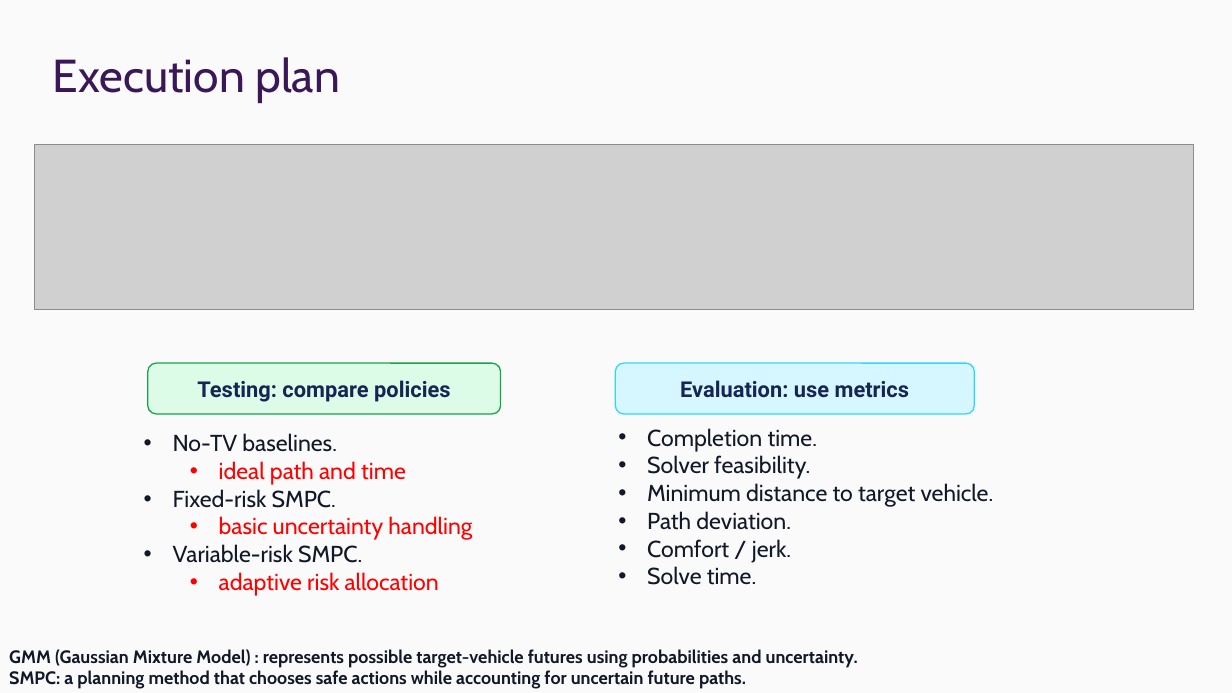
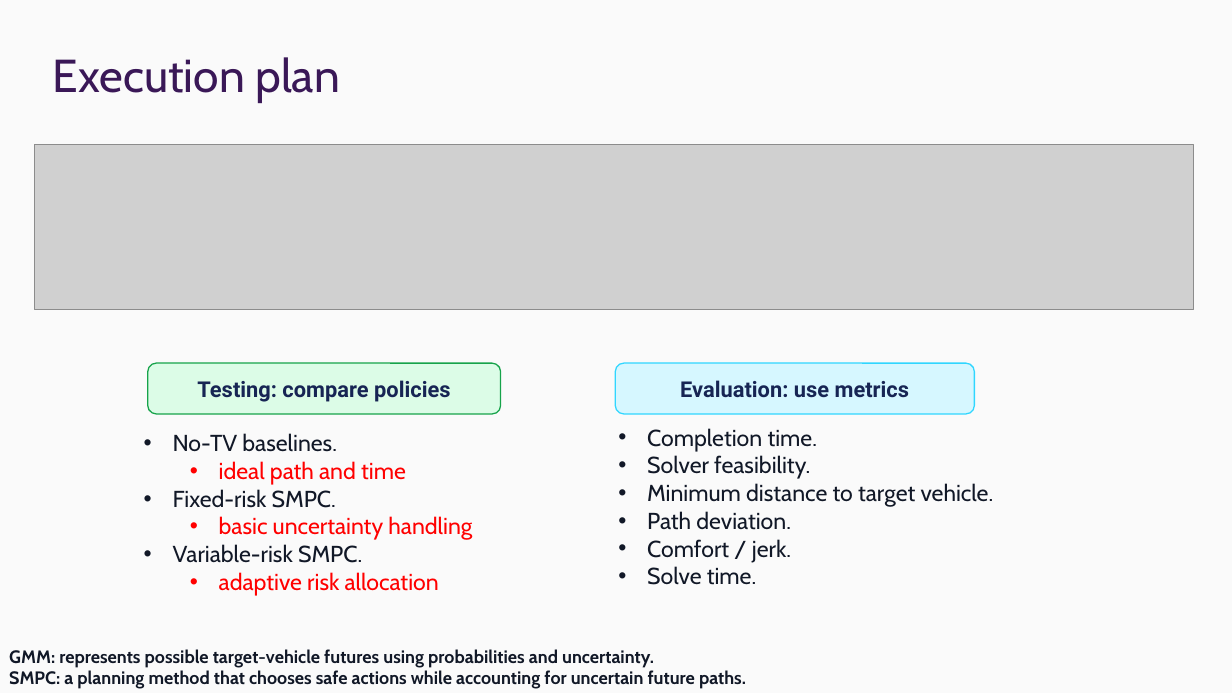
Before and after one commit to ChrisXiejq/Research-Project-IMLS, a slide deck: slide 8 of docs/presentation/25027138 - Presentation.pptx. Drawn at 1232x693 pixels with LibreOffice and Linux fonts; fonts in the diff are those of the drawing; grey boxes stand for pictures; background and template pictures are left out. Boxes give left, top, right and bottom in pixels: in the first picture for what was removed or moved away, otherwise in the second. Text is boxed around its words. In the diff, an @@ line names an element or a change of style, - is before the commit and + after.

```diff
--- a/docs/presentation/25027138 - Presentation.pptx
+++ b/docs/presentation/25027138 - Presentation.pptx
@@ text at bbox=[9, 649, 654, 668]: text changed @@
-  GMM (Gaussian Mixture Model) : represents possible target-vehicle futures using probabilities and uncertainty.
+  GMM: represents possible target-vehicle futures using probabilities and uncertainty.
```
Also in this commit, not shown: 6 other slides changed, 1 other file.
